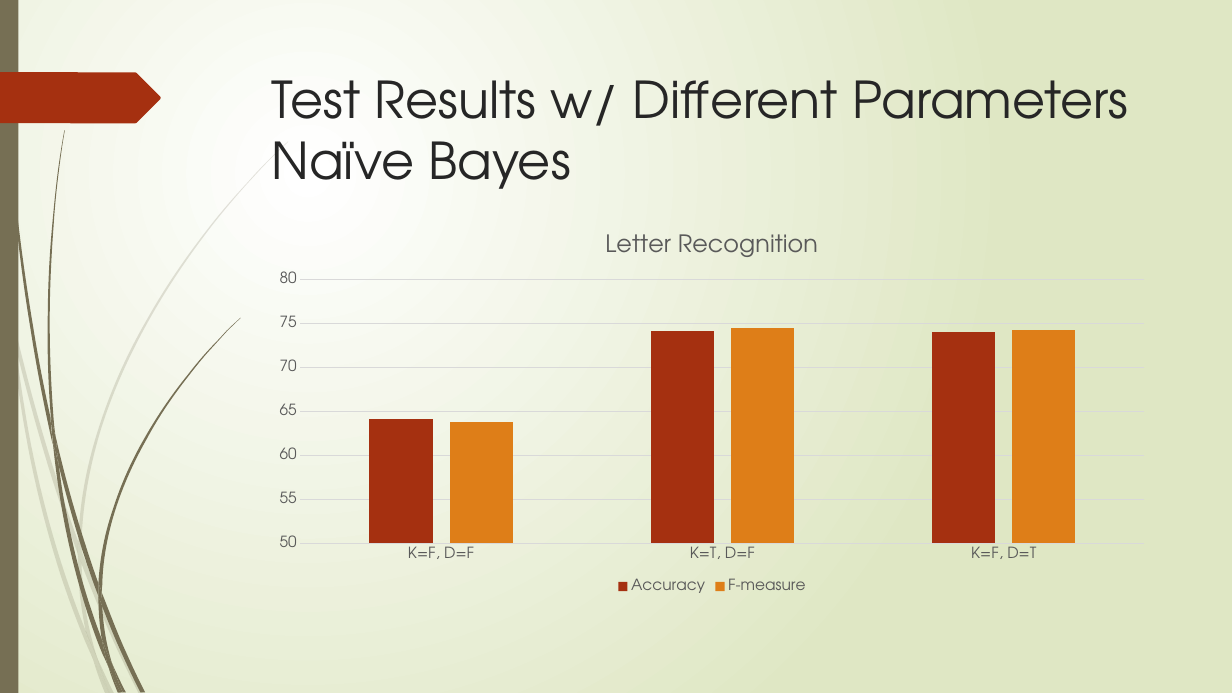
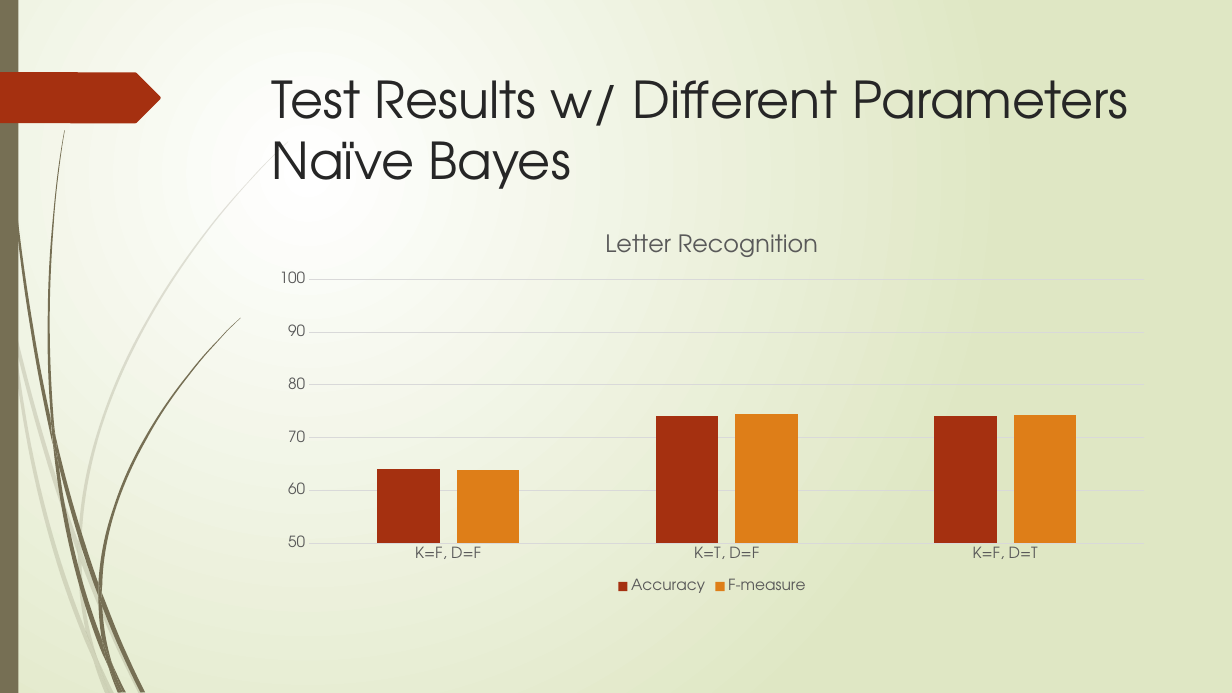
Before and after one commit to XiaokuanOSU/AI2report, a slide deck: slide 16 of PPTGroup10.pptx. Drawn at 1232x693 pixels with LibreOffice and Linux fonts; fonts in the diff are those of the drawing. Boxes give left, top, right and bottom in pixels: in the first picture for what was removed or moved away, otherwise in the second. Text is boxed around its words. In the diff, an @@ line names an element or a change of style, - is before the commit and + after.

Commit message:
figure y-axis

```diff
--- a/PPTGroup10.pptx
+++ b/PPTGroup10.pptx
@@ column chart at [262,215,1163,597] @@
@@ Accuracy, K=F, D=F: 64.1 to 64 @@
@@ Accuracy, K=T, D=F: 74.2 to 74 @@
@@ F-measure, K=F, D=F: 63.8 to 64 @@
@@ F-measure, K=T, D=F: 74.5 to 74 @@
@@ F-measure, K=F, D=T: 74.3 to 74 @@
@@ value axis changed @@
```
Also in this commit, not shown: 1 other slide changed, 9 other files.
